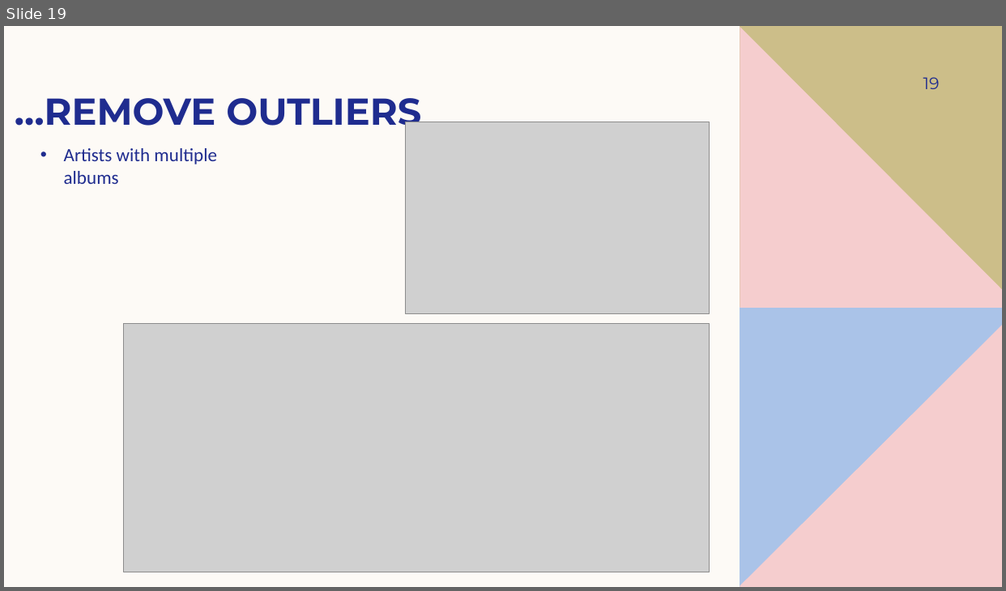
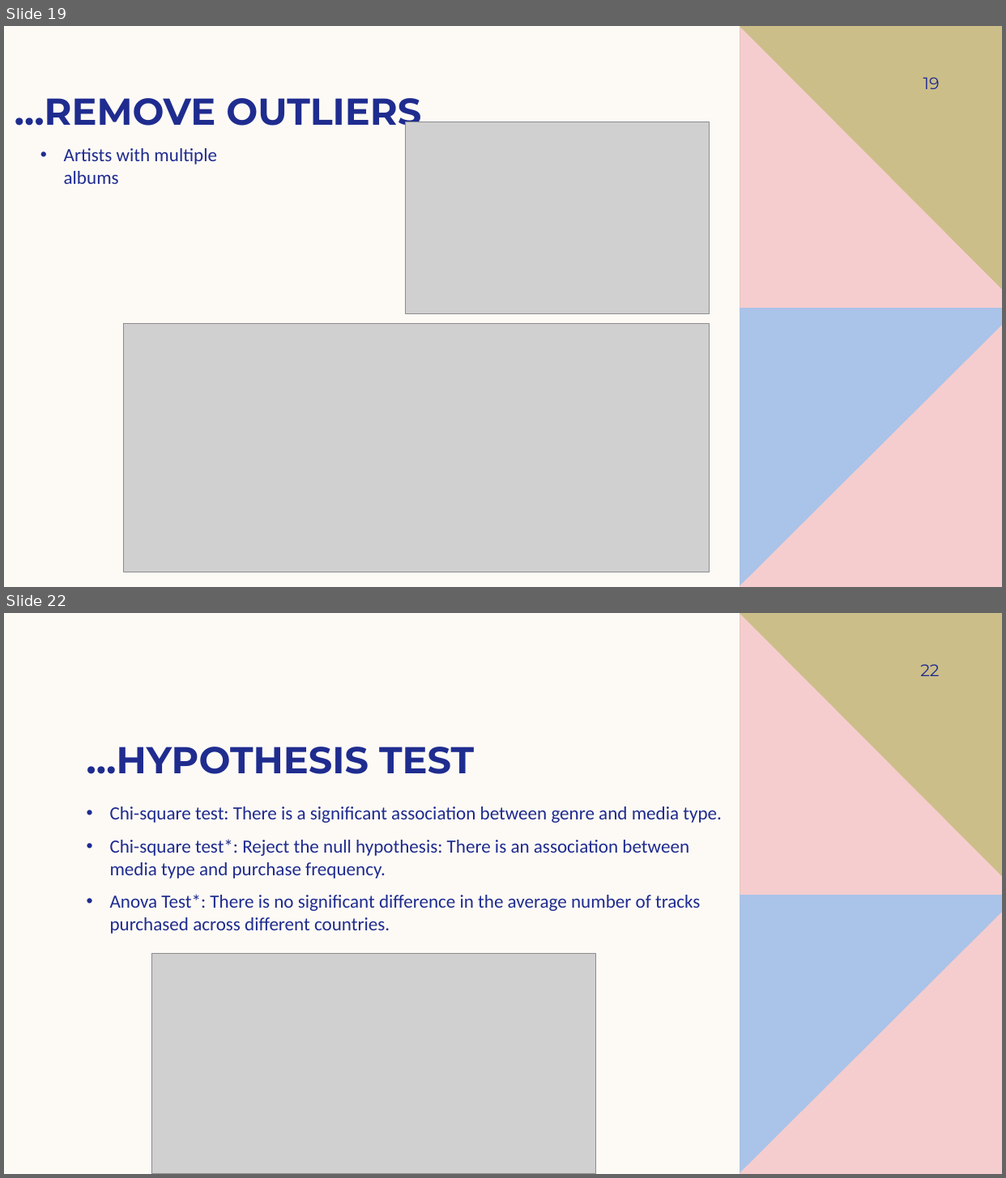
Before and after one commit to mahmoodabadi/Final-Data-Analyses-Project, a slide deck: eda_Zahra_Mahmoodabadi.pptx. Shown one above the other, each under a label of ours: slide 19 before the commit, slides 19 and 22 after it; the slides between them are not shown. The pictures are 1006x591 and 1006x1178 pixels, drawn with LibreOffice and Linux fonts; fonts in the diff are those of the drawing; grey boxes stand for pictures. Boxes give left, top, right and bottom in pixels: in the first picture for what was removed or moved away, otherwise in the second. Text is boxed around its words. In the diff, an @@ line names an element or a change of style, - is before the commit and + after.

```diff
--- a/eda_Zahra_Mahmoodabadi.pptx
+++ b/eda_Zahra_Mahmoodabadi.pptx
@@ slide 22 added at [4,613,1002,1174], background #FDFAF6; not listed: 4 template elements that a slide beside it also shows @@
@@ page number added at [920,664,939,676], 16 pt, text #1F2C8F @@
+22
@@ title added at [87,747,474,774], 36 pt, text #1F2C8F, bold @@
+…HYPOTHESIS TEST
@@ text added at [110,807,722,934], 18 pt, text #1F2C8F @@
+• Chi-square test: There is a significant association between genre and media type.
+• Chi-square test*: Reject the null hypothesis: There is an association between media type and purchase frequency.
+• Anova Test*: There is no significant difference in the average number of tracks purchased across different countries.
@@ picture added at [152,954,596,1174] @@
```
Also in this commit, not shown: 1 slide changed, 5 other slides added.
